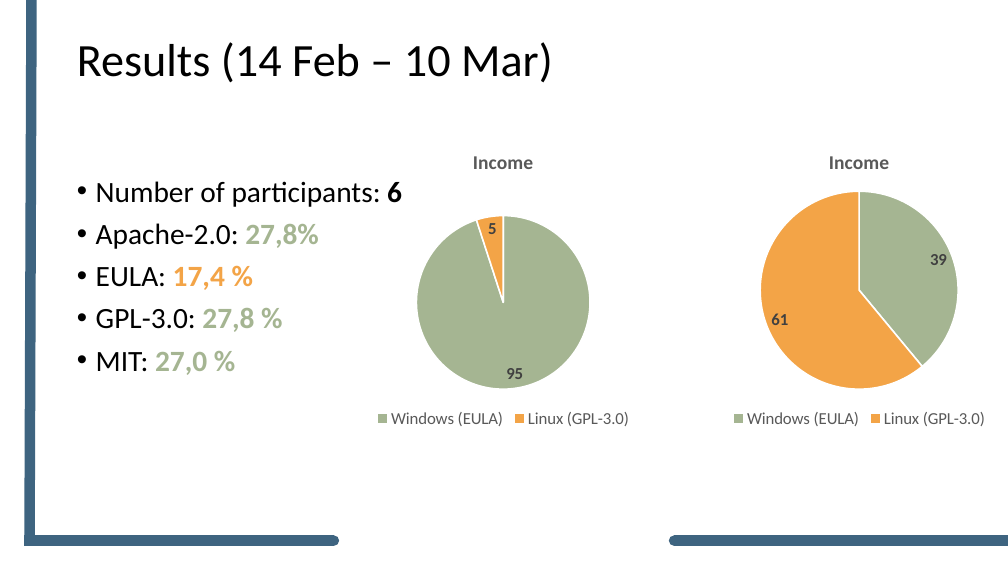
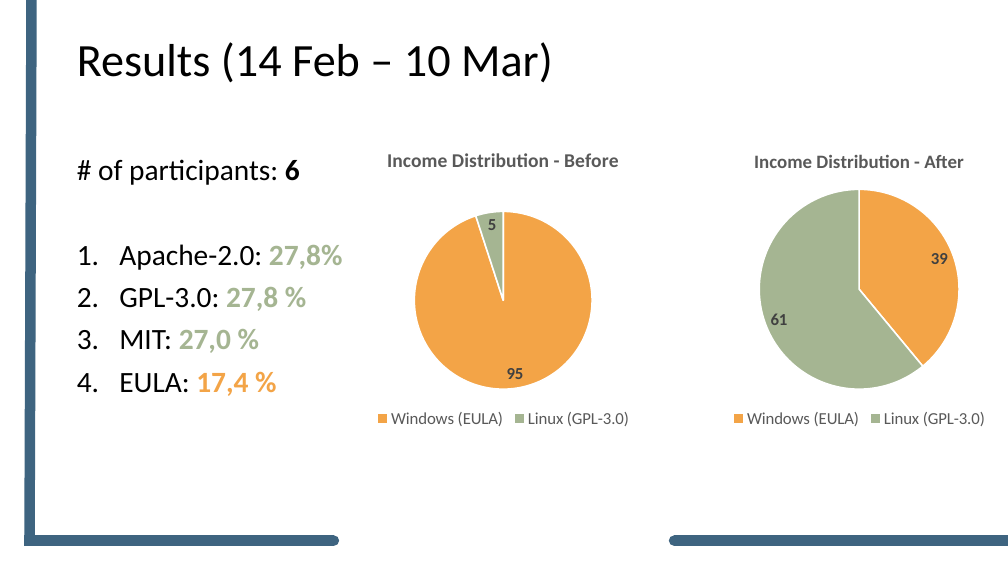
Before and after one commit to forCrowd/WealthFramework, a slide deck: slide 3 of SolutionItems/Documents/Connect2Effect/Presentation.pptx. Drawn at 1008x567 pixels with LibreOffice and Linux fonts; fonts in the diff are those of the drawing; background and template pictures are left out. Boxes give left, top, right and bottom in pixels: in the first picture for what was removed or moved away, otherwise in the second. Text is boxed around its words. In the diff, an @@ line names an element or a change of style, - is before the commit and + after.

```diff
--- a/SolutionItems/Documents/Connect2Effect/Presentation.pptx
+++ b/SolutionItems/Documents/Connect2Effect/Presentation.pptx
@@ pie chart at [355,135,653,433] @@
@@ title "Income" to "Income Distribution - Before " @@
-Income: 95, 5
+Series 1: 95, 5
@@ colours of single points changed @@
@@ pie chart at [711,135,1008,433] @@
@@ title "Income " to "Income Distribution - After " @@
@@ colours of single points changed @@
@@ text at [98,159,300,185]: text changed @@
-• Number of participants: 6
+# of participants: 6
@@ text at [96,267,225,290]: paragraph removed @@
-• EULA: 17,4 %
@@ text at [119,244,343,353]: bullet • to 1. @@
@@ text at [119,373,248,396]: paragraph added @@
+4. EULA: 17,4 %
```
Also in this commit, not shown: 3 other slides changed, 7 other files.
